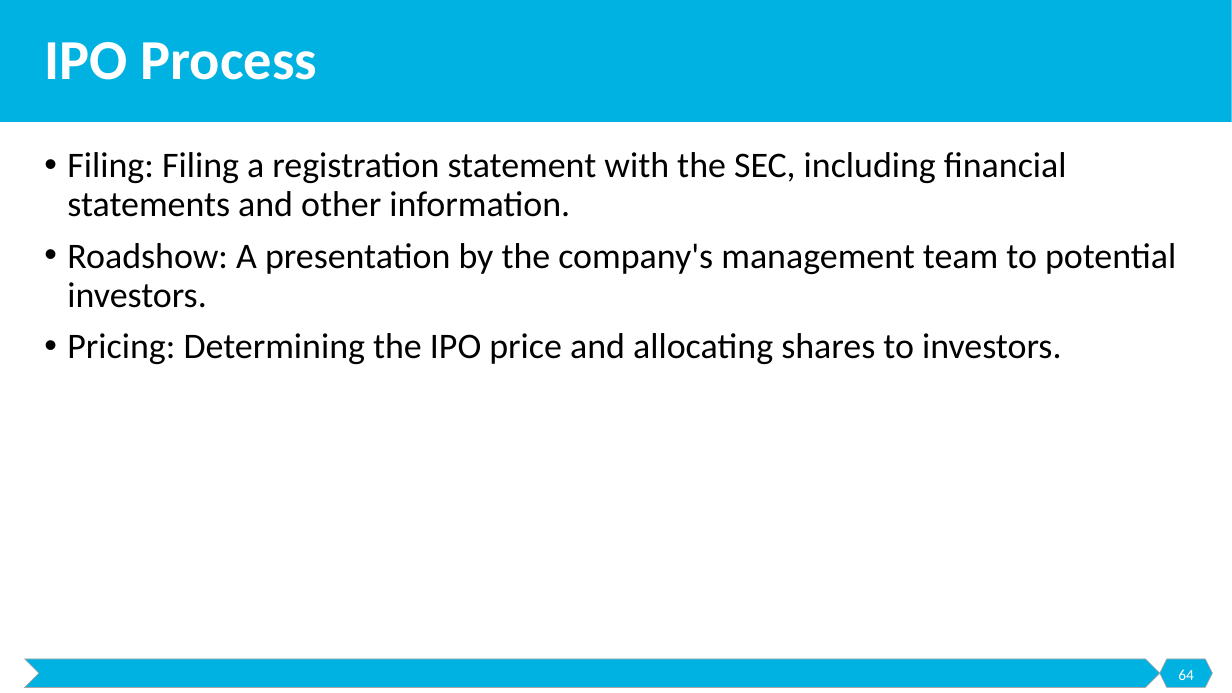
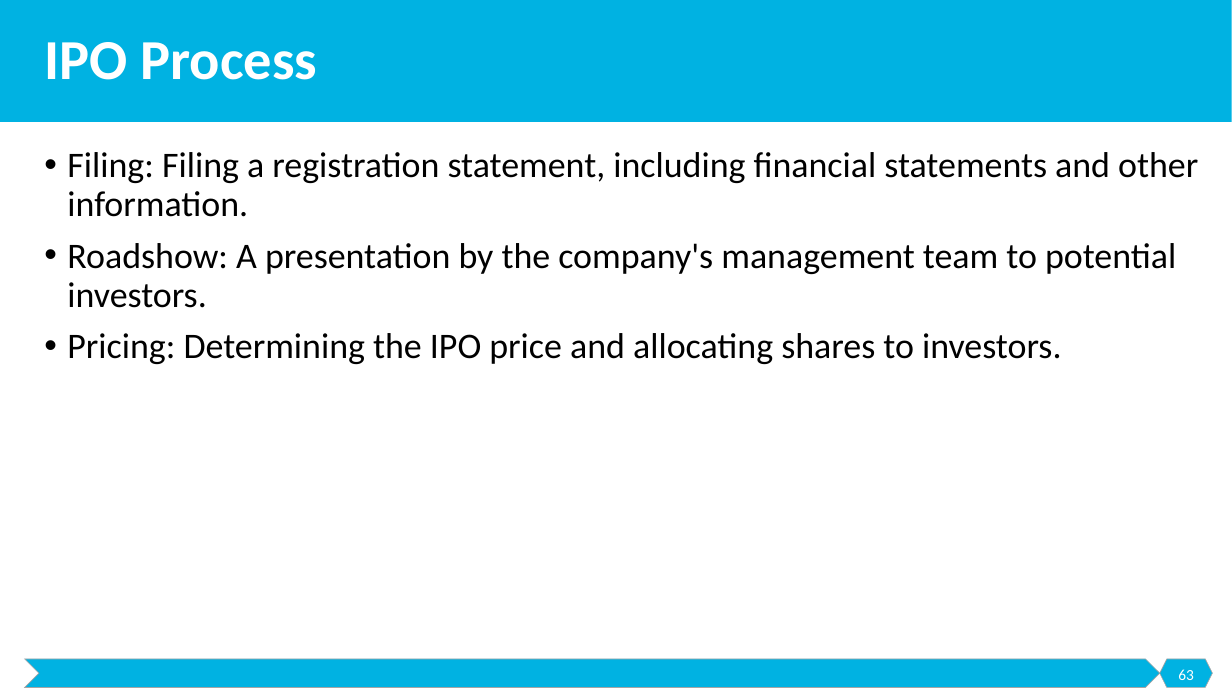
Before and after one commit to malenezi/malenezi, a slide deck: slide 63 of SE495/Lectures/8-Exit Strategies/Exit Strategies.pptx (slide 64 before the commit). Drawn at 1232x693 pixels with LibreOffice and Linux fonts; fonts in the diff are those of the drawing. Boxes give left, top, right and bottom in pixels: in the first picture for what was removed or moved away, otherwise in the second. Text is boxed around its words. In the diff, an @@ line names an element or a change of style, - is before the commit and + after.

```diff
--- a/SE495/Lectures/8-Exit Strategies/Exit Strategies.pptx
+++ b/SE495/Lectures/8-Exit Strategies/Exit Strategies.pptx
@@ text at box(67, 152, 1198, 217): text changed @@
-• Filing: Filing a registration statement with the SEC, including financial statements and other information.
+• Filing: Filing a registration statement, including financial statements and other information.
@@ page number at box(1178, 669, 1194, 680): text changed @@
-64
+63
```
Also in this commit, not shown: 4 other slides changed, 2 slides removed, 1 other file.
